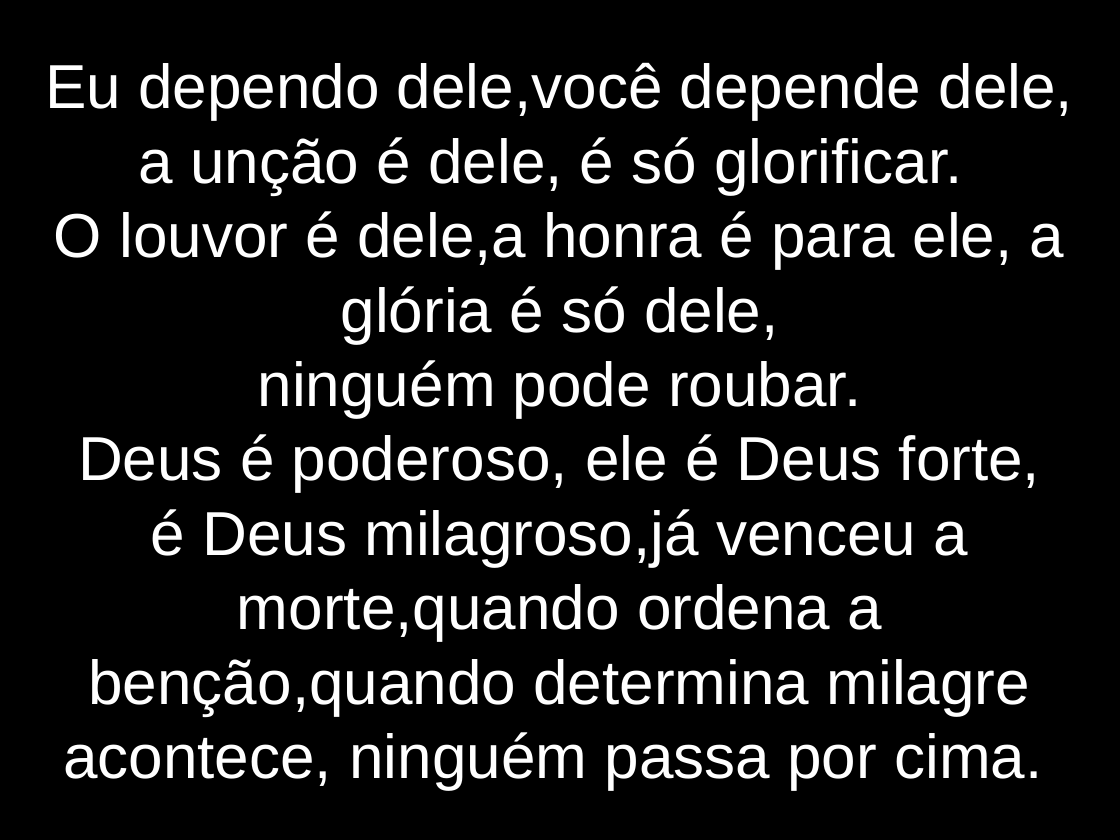
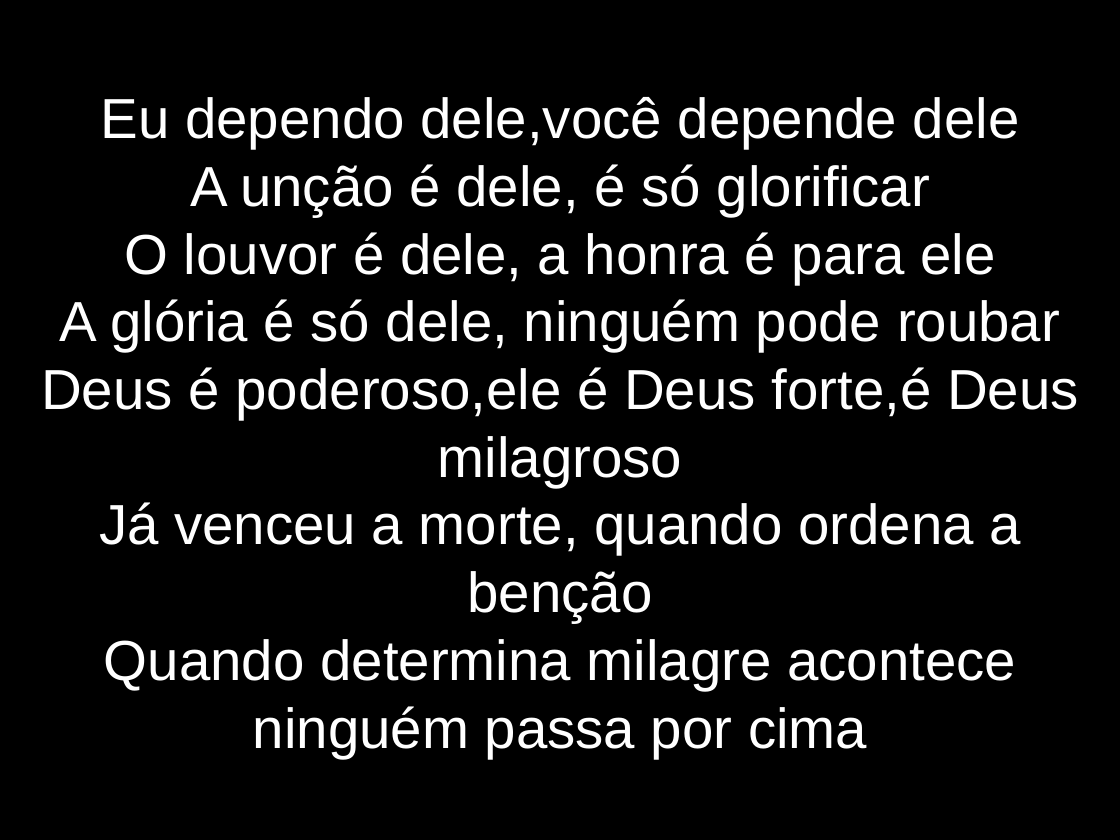
Before and after one commit to lazaroness/ChurchFiles, a slide deck: slide 4 of Elshaday/LetrasApresentacao/DependemosDeDeus.odp (slide 5 before the commit). Drawn at 1120x840 pixels with LibreOffice and Linux fonts; fonts in the diff are those of the drawing. Boxes give left, top, right and bottom in pixels: in the first picture for what was removed or moved away, otherwise in the second. Text is boxed around its words. In the diff, an @@ line names an element or a change of style, - is before the commit and + after.

```diff
--- a/Elshaday/LetrasApresentacao/DependemosDeDeus.odp
+++ b/Elshaday/LetrasApresentacao/DependemosDeDeus.odp
@@ subtitle at [41,97,1079,758]: text changed; size 44 to 40 pt @@
-Eu dependo dele,você depende dele, a unção é dele, é só glorificar.
-O louvor é dele,a honra é para ele, a glória é só dele,
-ninguém pode roubar.
-Deus é poderoso, ele é Deus forte,
-é Deus milagroso,já venceu a morte,quando ordena a benção,quando determina milagre acontece, ninguém passa por cima.
+Eu dependo dele,você depende dele
+A unção é dele, é só glorificar
+O louvor é dele, a honra é para ele
+A glória é só dele, ninguém pode roubar
+Deus é poderoso,ele é Deus forte,é Deus milagroso
+Já venceu a morte, quando ordena a benção
+Quando determina milagre acontece ninguém passa por cima
```
Also in this commit, not shown: 9 other slides changed, 2 slides removed, 15 other files.
